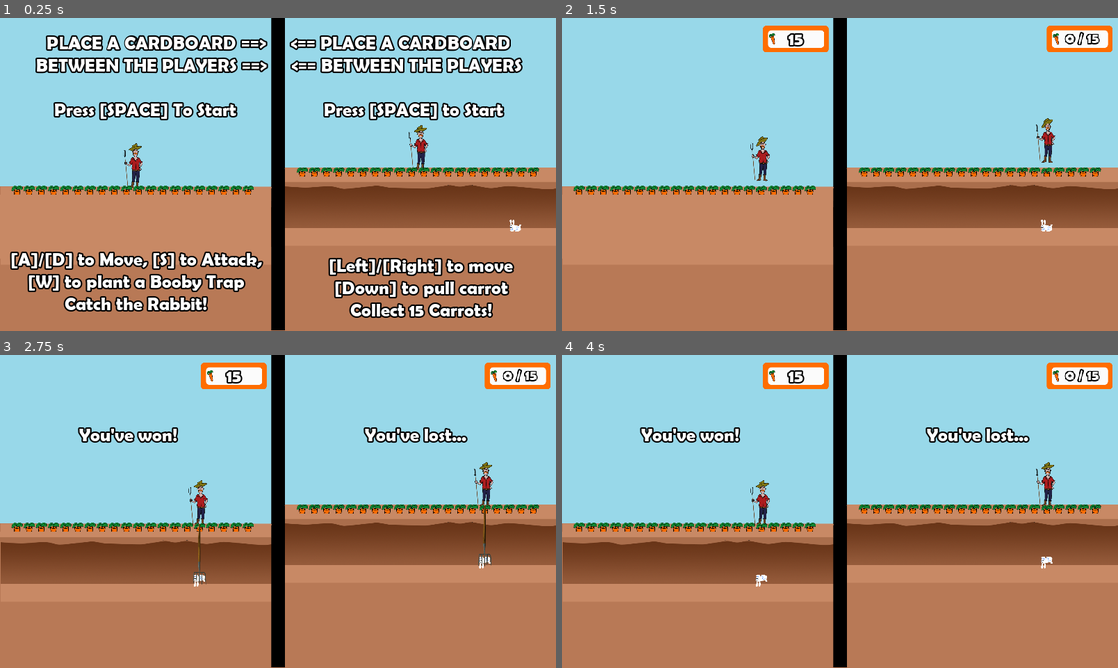
Above: before the commit, frames 1-4 (two rows, left to right).
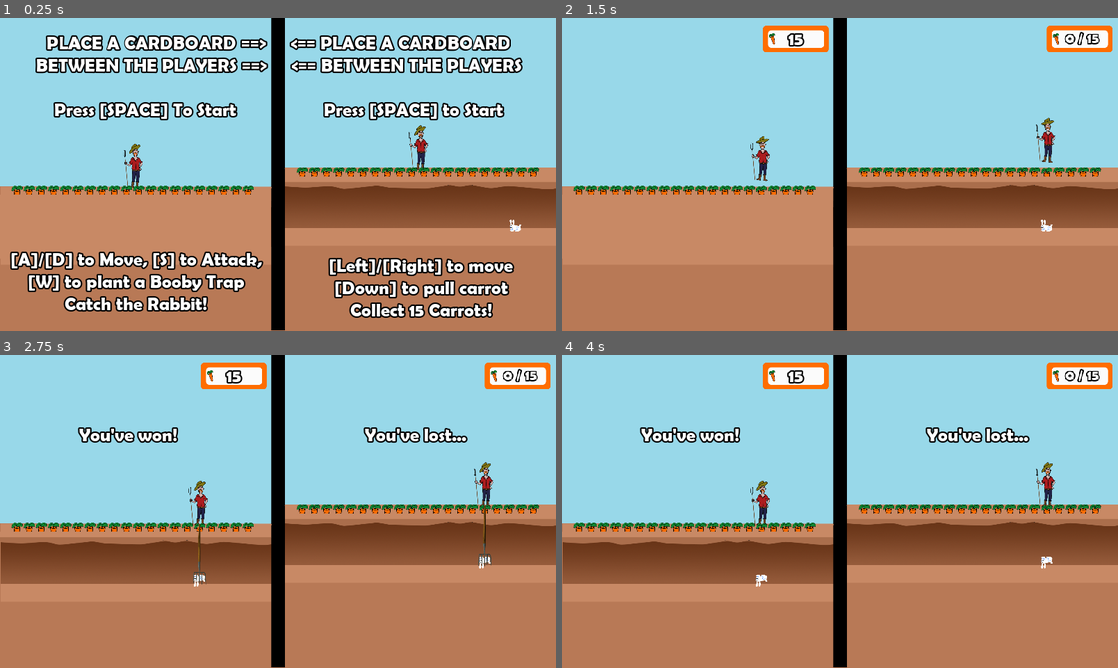
Above: after the commit, the same moments.

Repository: Brusi/ggj23
Game: Godot game, scene res://Splash.tscn
The game is run twice, just before and just after one commit, with the same random seed, the same clock (stepped at 60 frames per second) and the same inputs. Sound files missing from this copy of the repository are replaced by a short silence.
Inputs:
- Up to frame 1 (0.25 s): no input
- Up to frame 2 (1.5 s): tap Enter (ui_accept) at 0.5, 0.77 s; hold D (farmer_right) 0.53-1.28 s; tap W (farmer_action_1) at 0.6 s; hold Down (rabbit_down) from 1.28 s (still down); tap S (farmer_pitchfork) at 1.35 s
- Up to frame 3 (2.75 s): tap Enter (ui_accept) at 1.52 s; release Down (rabbit_down) at 2.03 s; hold D (farmer_right) from 2.03 s (still down); tap W (farmer_action_1) at 2.1 s
- Up to frame 4 (4 s): tap S (farmer_pitchfork) at 2.85 s; tap Enter (ui_accept) at 3.02, 3.5, 3.77 s; release D (farmer_right) at 3.53 s; hold A (farmer_left) from 3.53 s (still down); tap W (farmer_action_1) at 3.6 s

The runs differ from the first frame. In frame 1, less than 0.1% of the frame differs, in the area x 23-77%, y 34-55%; in frame 2, less than 0.1%, in the area x 34-89%, y 31-53%; in frame 3, less than 0.1%; in frame 4, less than 0.1%.

Commit message:
More SFX

Diff:
--- a/project/Bomb.gd
+++ b/project/Bomb.gd
@@ -69,6 +69,7 @@
 	alive = false
 
 	var explosion: = preload("res://Explosion.tscn").instance()
+	explosion.play_sound = true
 	explosion.global_position = global_position
 
 	var explosion2: = preload("res://Explosion.tscn").instance()
--- a/project/Explosion.gd
+++ b/project/Explosion.gd
@@ -1,4 +1,6 @@
 extends Node2D
+
+export var play_sound: = true
 
 var screenshake: = 0.0
 
@@ -12,6 +14,8 @@
 		var circle: = preload("res://Circle.tscn").instance()
 		circle.position += Vector2(rand_range(-20,20),rand_range(-40,40))
 		add_child(circle)
+
+	$Sound.play()
 
 	yield(get_tree().create_timer(1.0), "timeout")
 
--- a/project/Explosion.tscn
+++ b/project/Explosion.tscn
@@ -1,6 +1,13 @@
-[gd_scene load_steps=2 format=2]
+[gd_scene load_steps=4 format=2]
 
 [ext_resource path="res://Explosion.gd" type="Script" id=1]
+[ext_resource path="res://assets/sound/boom.ogg" type="AudioStream" id=2]
+
+[sub_resource type="AudioStreamRandomPitch" id=1]
+audio_stream = ExtResource( 2 )
 
 [node name="Explosion" type="Node2D"]
 script = ExtResource( 1 )
+
+[node name="Sound" type="AudioStreamPlayer" parent="."]
+stream = SubResource( 1 )
--- a/project/Farmer.gd
+++ b/project/Farmer.gd
@@ -29,8 +29,19 @@
 
 var decoy:Node2D
 
+var can_play_step: = true
+
 func is_occupied():
 	return state == State.PREPARE or state == State.STAB or state == State.BOMB
+
+func play_step_sound():
+	if not can_play_step:
+		return
+
+	can_play_step = false
+	$Steps.get_child(randi() % $Steps.get_child_count()).play()
+	yield(get_tree().create_timer(0.2), "timeout")
+	can_play_step = true
 
 func _ready():
 	$Pitchfork.visible = false
@@ -57,6 +68,9 @@
 		dir += 1
 	if Input.is_action_pressed("farmer_left"):
 		dir -= 1
+
+	if dir != 0:
+		play_step_sound()
 
 	if Input.is_action_just_pressed("farmer_action_1"):
 		try_plant_bomb()
--- a/project/Farmer.tscn
+++ b/project/Farmer.tscn
@@ -7,6 +7,11 @@
 [ext_resource path="res://assets/sound/stab_1.ogg" type="AudioStream" id=5]
 [ext_resource path="res://assets/sound/stab_2.ogg" type="AudioStream" id=6]
 [ext_resource path="res://assets/sound/stab_3.ogg" type="AudioStream" id=7]
+[ext_resource path="res://assets/sound/farmer_step_2.ogg" type="AudioStream" id=8]
+[ext_resource path="res://assets/sound/farmer_step_1.ogg" type="AudioStream" id=9]
+[ext_resource path="res://assets/sound/farmer_step_4.ogg" type="AudioStream" id=10]
+[ext_resource path="res://assets/sound/farmer_step_3.ogg" type="AudioStream" id=11]
+[ext_resource path="res://assets/sound/farmer_step_5.ogg" type="AudioStream" id=12]
 
 [sub_resource type="AtlasTexture" id=2]
 flags = 4
@@ -35,18 +40,33 @@
 [sub_resource type="AudioStreamRandomPitch" id=6]
 audio_stream = ExtResource( 7 )
 
+[sub_resource type="AudioStreamRandomPitch" id=9]
+audio_stream = ExtResource( 9 )
+
+[sub_resource type="AudioStreamRandomPitch" id=10]
+audio_stream = ExtResource( 8 )
+
+[sub_resource type="AudioStreamRandomPitch" id=12]
+audio_stream = ExtResource( 11 )
+
+[sub_resource type="AudioStreamRandomPitch" id=7]
+audio_stream = ExtResource( 10 )
+
+[sub_resource type="AudioStreamRandomPitch" id=8]
+audio_stream = ExtResource( 12 )
+
 [node name="Farmer" type="Node2D"]
 script = ExtResource( 2 )
 
 [node name="Sprite" type="AnimatedSprite" parent="."]
 scale = Vector2( 0.5, 0.5 )
 frames = SubResource( 1 )
+frame = 1
 playing = true
 
 [node name="Clone" type="AnimatedSprite" parent="Sprite"]
 position = Vector2( -1880, 0 )
 frames = SubResource( 1 )
-frame = 1
 playing = true
 
 [node name="SpriteOld" type="Sprite" parent="."]
@@ -74,3 +94,20 @@
 
 [node name="Stab3" type="AudioStreamPlayer" parent="Stab"]
 stream = SubResource( 6 )
+
+[node name="Steps" type="Node" parent="."]
+
+[node name="Step1" type="AudioStreamPlayer" parent="Steps"]
+stream = SubResource( 9 )
+
+[node name="Step2" type="AudioStreamPlayer" parent="Steps"]
+stream = SubResource( 10 )
+
+[node name="Step3" type="AudioStreamPlayer" parent="Steps"]
+stream = SubResource( 12 )
+
+[node name="Step4" type="AudioStreamPlayer" parent="Steps"]
+stream = SubResource( 7 )
+
+[node name="Step5" type="AudioStreamPlayer" parent="Steps"]
+stream = SubResource( 8 )
--- a/project/Rabbit.tscn
+++ b/project/Rabbit.tscn
@@ -11,6 +11,24 @@
 
 [sub_resource type="RectangleShape2D" id=1]
 extents = Vector2( 30, 25 )
+
+[sub_resource type="AudioStreamRandomPitch" id=2]
+audio_stream = ExtResource( 3 )
+
+[sub_resource type="AudioStreamRandomPitch" id=3]
+audio_stream = ExtResource( 8 )
+
+[sub_resource type="AudioStreamRandomPitch" id=4]
+audio_stream = ExtResource( 4 )
+
+[sub_resource type="AudioStreamRandomPitch" id=5]
+audio_stream = ExtResource( 6 )
+
+[sub_resource type="AudioStreamRandomPitch" id=6]
+audio_stream = ExtResource( 5 )
+
+[sub_resource type="AudioStreamRandomPitch" id=7]
+audio_stream = ExtResource( 7 )
 
 [node name="Rabbit" type="Node2D"]
 position = Vector2( 1091, 563 )
@@ -34,19 +52,19 @@
 [node name="Steps" type="Node" parent="."]
 
 [node name="Step" type="AudioStreamPlayer" parent="Steps"]
-stream = ExtResource( 3 )
+stream = SubResource( 2 )
 
 [node name="Step2" type="AudioStreamPlayer" parent="Steps"]
-stream = ExtResource( 8 )
+stream = SubResource( 3 )
 
 [node name="Step3" type="AudioStreamPlayer" parent="Steps"]
-stream = ExtResource( 4 )
+stream = SubResource( 4 )
 
 [node name="Step4" type="AudioStreamPlayer" parent="Steps"]
-stream = ExtResource( 6 )
+stream = SubResource( 5 )
 
 [node name="Step5" type="AudioStreamPlayer" parent="Steps"]
-stream = ExtResource( 5 )
+stream = SubResource( 6 )
 
 [node name="Step6" type="AudioStreamPlayer" parent="Steps"]
-stream = ExtResource( 7 )
+stream = SubResource( 7 )
Not shown: 1 places in project/Farmer.tscn that only renumber resources
Not shown: 1 places in project/Rabbit.tscn that only renumber resources
